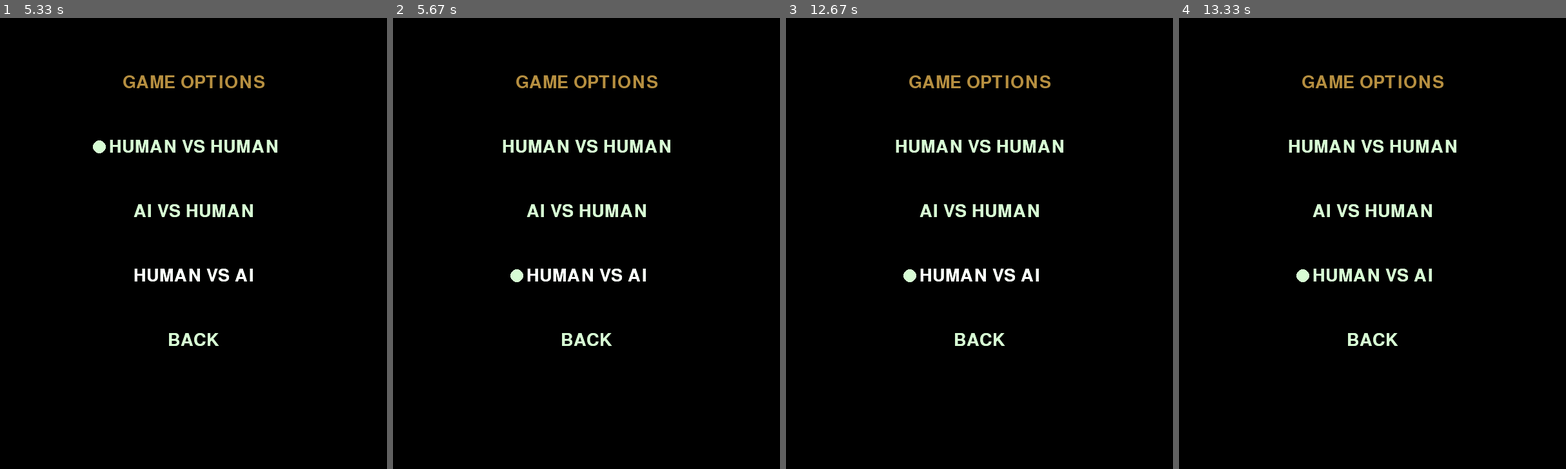
Above: before the commit, frames 1-4 (left to right).
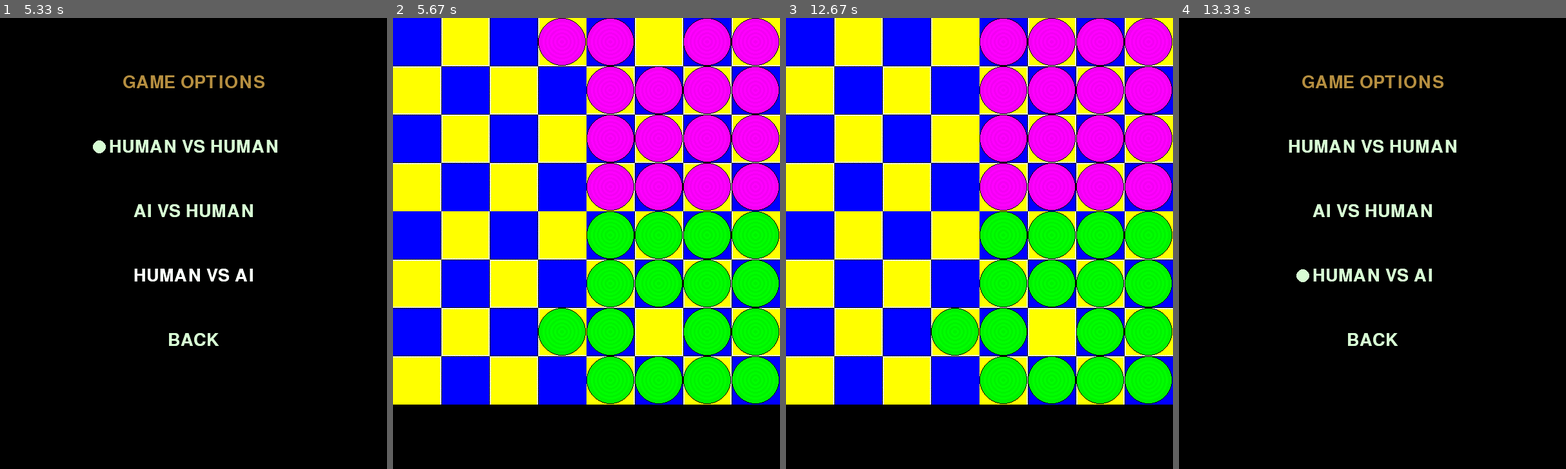
Above: after the commit, the same moments.

Repository: Patlatus/Pygame-Overcrowded-Trolleybus
Game: pygame game, started from main.py
Same seed, same stepped clock (60 frames per second), same inputs: the game is played once before the commit and once after it.
Inputs (mouse positions are in pixels of both pictures, inside the frame that each line leads up to):
- Up to frame 1 (5.33 s): click (193, 243) at 0.38 s; hold Esc 0.67-1.13 s; move the mouse to (89, 148) at 0.7 s; click "RESUME GAME" at 1.32 s; click (290, 329) at 1.65 s; move the mouse to (189, 329) at 1.97 s; click (189, 329) at 2.02 s; click (336, 306) at 2.38 s; click (224, 207) at 2.72 s; click (325, 207) at 3.75 s; click (232, 126) at 4.15 s; hold Esc from 5.07 s (still down); click (216, 275) at 5.15 s
- Up to frame 2 (5.67 s): release Esc at 5.37 s; click "HUMAN VS AI" at 5.5 s
- Up to frame 3 (12.67 s): click (933, 103) at 5.83 s; click "AI VS HUMAN" at 6.3 s; click (940, 356) at 6.85 s; click "HUMAN VS HUMAN" at 7.65 s; move the mouse to (1006, 193) at 7.93 s; click (1006, 193) at 8.13 s; click "HUMAN VS HUMAN" at 9.1 s; move the mouse to (960, 117) at 9.43 s; click (960, 117) at 9.67 s; click (921, 202) at 10.23 s; move the mouse to (1087, 410) at 10.57 s; click (1087, 410) at 10.75 s; click "AI VS HUMAN" at 11.6 s; move the mouse to (894, 320) at 11.9 s; click (894, 320) at 12.1 s; click (960, 266) at 12.63 s
- Up to frame 4 (13.33 s): move the mouse to (1264, 257) at 12.97 s; click (1264, 257) at 13.13 s

Frame 1 is identical in both runs. In frame 2, 83% of the frame differs, in the area x 0-100%, y 0-86%; in frame 3, 83%; in frame 4, nothing differs.

Commit message:
Implement some basic stupid AI and fix the problem with unexpected button clicks

Diff:
--- a/ai.py
+++ b/ai.py
@@ -1,11 +1,141 @@
+import pygame
+from board import *
 class Ai():
-    def __init__(self, board):
+    def __init__(self, graphics, board):
+        self.graphics = graphics
         self.board = board
 
+    def dirs(self):
+        return [NORTH, EAST, SOUTH, WEST]
+
+    def rel(self, pos, dir):
+        x, y = pos
+        dx, dy = dir
+        return x + dx, y + dy
+
+    def rel2(self, pos, dir):
+        x, y = pos
+        dx, dy = dir
+        return x + dx * 2, y + dy * 2
+
+    def steps(self, pos):
+        result = []
+        for dir in self.dirs():
+            dest = self.rel(pos, dir)
+            if self.board.on_board(dest):
+                result.append(dir)
+        return result
+
+    def legal_steps(self, pos):
+        result = []
+        for dir in self.steps(pos):
+            dest = self.rel(pos, dir)
+            if self.board.location(dest).occupant is None:
+                result.append(dir)
+        return result
+
+    def hops(self, pos):
+        result = []
+        for dir in self.steps(pos):
+            step = self.rel(pos, dir)
+            hop = self.rel2(pos, dir)
+            if self.board.on_board(hop) and self.board.location(hop).occupant is None and self.board.location(step).occupant is not None:
+                result.append(dir)
+        return result
+
+
+    def build_rec(self, pos, travelled):
+        best_score = None
+        best_result = []
+        hops = self.hops(pos)
+        if len(hops) == 0:
+            return []
+        for hop in hops:
+            x,y = self.rel2(pos, hop)
+            if not travelled[x][y]:
+                travelled[x][y] = True
+                current_result = [hop]
+                current_result += self.build_rec((x, y), travelled)
+                travelled[x][y] = False
+                score = self.evaluate(current_result)
+                if best_score is None:
+                    best_score = score
+                    best_result = current_result
+
+        return best_result
+
+    def evaluate(self, path):
+        return len(path)
+
+
+
+
+
+    def calculate_best_legal_hop(self, pos):
+        travelled = [[False] * 8 for i in range(8)]
+        x,y = pos
+        travelled[x][y] = True
+        return self.build_rec(pos, travelled)
+
     def turn_magenta(self):
-        #print('turn magenta ai')
+        best = []
+        start = None
+        best_score = None
+        for x in range(8):
+            for y in range(8):
+                piece = self.board.location((x, y)).occupant
+                if piece is not None and piece.color == MAGENTA:
+                    moves = self.board.legal_moves((x, y))
+                    if len(moves) > 0:
+                        current = self.calculate_best_legal_hop((x, y))
+                        if best_score is None or self.evaluate(current) > best_score:
+                            start = (x, y)
+                            best = current
+                            best_score = self.evaluate(current)
+        if best_score > 0:
+            piece = start
+            for hop in best:
+                dest = self.rel2(piece, hop)
+                print("AI: piece jump ", piece, ' dest ', dest)
+                self.board.move_piece(piece, dest)
+                piece = dest
+                self.graphics.screen.blit(self.graphics.background, (0, 0))
+                self.graphics.draw_board_pieces(self.board)
+                pygame.display.update()
+                pygame.time.delay(500)
+        else:
+
+            move = None
+            for x in range(8):
+                for y in range(8):
+                    piece = self.board.location((x, y)).occupant
+                    if piece is not None and piece.color == MAGENTA:
+                        moves = self.legal_steps((x, y))
+                        if len(moves) > 0:
+                            start = (x, y)
+                            move = moves[0]
+            if move is not None:
+                dest = self.rel(start, move)
+                print("AI: piece step ", start, ' dest ', dest)
+                self.board.move_piece(start, dest)
+                self.graphics.screen.blit(self.graphics.background, (0, 0))
+                self.graphics.draw_board_pieces(self.board)
+                pygame.display.update()
+            else:
+                print("Error, no AI MOVE FOUND")
+
+
+
+
+
         pass
 
     def turn_green(self):
+        for x in range(8):
+            for y in range(8):
+                piece = self.board.location((x, y)).occupant
+                if piece != None and piece.color == GREEN:
+                    pass
+
         #print('turn green ai')
         pass
--- a/button.py
+++ b/button.py
@@ -23,6 +23,7 @@
 
 	def checkForInput(self, position):
 		if position[0] in range(self.rect.left, self.rect.right) and position[1] in range(self.rect.top, self.rect.bottom):
+			#print("Button clicked: ", self.text, self.text_input)
 			return True
 		return False
 
--- a/main.py
+++ b/main.py
@@ -26,7 +26,7 @@
 		self.end = False
 		self.graphics = Graphics()
 		self.board = Board()
-		self.ai = Ai(self.board)
+		self.ai = Ai(self.graphics, self.board)
 
 		self.turn = GREEN
 		self.selected_piece = None # a board location.
@@ -98,7 +98,7 @@
 					self.show_menu = not self.show_menu
 					self.show_main_menu = not self.show_options and self.show_menu
 
-			if self.show_options and event.type == pygame.MOUSEBUTTONDOWN:
+			if self.show_menu and self.show_options and event.type == pygame.MOUSEBUTTONDOWN:
 				mouse_pos = pygame.mouse.get_pos()
 
 				if self.human_choice.checkForInput(mouse_pos):
@@ -121,7 +121,7 @@
 					self.show_options = False
 					self.show_main_menu = True
 
-			elif self.show_main_menu and event.type == pygame.MOUSEBUTTONDOWN:
+			elif self.show_menu and self.show_main_menu and event.type == pygame.MOUSEBUTTONDOWN:
 				mouse_pos = pygame.mouse.get_pos()
 				if self.play_button.checkForInput(mouse_pos):
 					self.show_main_menu = False
@@ -241,6 +241,7 @@
 		sys.exit()
 
 	def end_turn(self):
+		#print("End of turn")
 		"""
 		End the turn. Switches the current player.
 		end_turn() also checks for and game and resets a lot of class attributes.
@@ -276,10 +277,13 @@
 				self.graphics.draw_message("MAGENTA WINS!")
 			else:
 				self.graphics.draw_message("GREEN WINS!")
+		#print("Checking AI Turn")
 		self.perform_ai_turn()
 
 	def perform_ai_turn(self):
+		#print("self.turn", self.turn, ' ai m ', self.ai_magenta)
 		if self.turn == MAGENTA and self.ai_magenta:
+			#print("running AI Magenta turn")
 			self.ai.turn_magenta()
 			if self.post_check_for_endgame():
 				self.end = True
@@ -291,7 +295,9 @@
 			if self.pre_check_for_endgame():
 				self.end = True
 				self.graphics.draw_message("MAGENTA WINS!")
+		#print("self.turn", self.turn, ' ai g ', self.ai_green)
 		if self.turn == GREEN and self.ai_green:
+			#print("running AI Green turn")
 			self.ai.turn_green()
 			if self.post_check_for_endgame():
 				self.end = True
